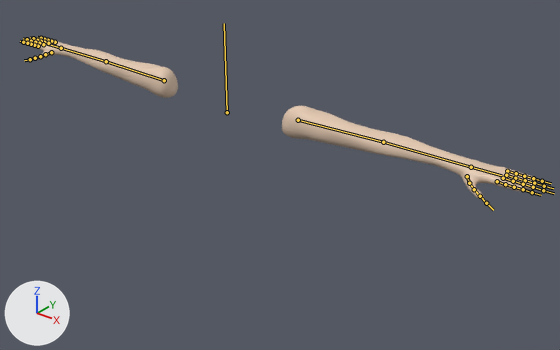
Two versions of the FBX model Progetto_SVG/Assets/Assets/Models/PlayerArms.fbx, one commit apart.
Camera for both pictures: a 50 mm lens placed at (3.63, -3.92, 2.08), pointed at (0.44, 0.07, -0.4). Every picture has the same lights, and +X, +Y and +Z are marked at lower left. The bones that bend it are drawn over the model as lines.
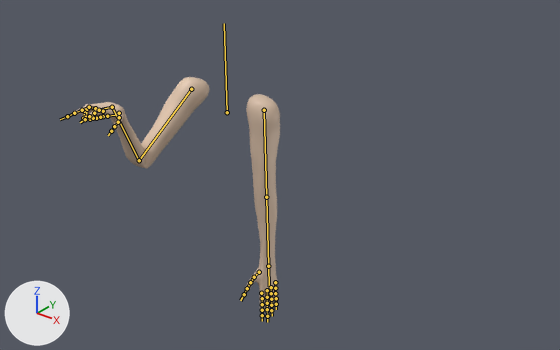
The newer file adds an action. The first version stands in its rest pose; the second is drawn at frame 12 of the action 'Armature|Attack2'.

What differs and where, as boxes [x1, y1, x2, y2] in the pictures (560 x 350 px):
'Plane', posed (59% narrower, 46% taller)
    before: [26, 38, 537, 199]
    after: [72, 77, 280, 312]
bone 'Bicep.L', root to tip
    before: (298, 120) to (383, 142)
    after: (264, 110) to (266, 197)
bone 'Arm.L', root to tip
    before: (383, 142) to (471, 167)
    after: (266, 197) to (268, 266)
bone 'Bicep.R', root to tip
    before: (164, 80) to (106, 61)
    after: (191, 89) to (139, 160)
bone 'Arm.R', root to tip
    before: (106, 61) to (61, 48)
    after: (139, 160) to (112, 107)
bone 'Hand.R', root to tip
    before: (61, 48) to (47, 44)
    after: (112, 107) to (92, 111)
bone 'Pinky1.R', root to tip
    before: (55, 42) to (51, 41)
    after: (84, 111) to (83, 118)
bone 'Pinky2.R', root to tip
    before: (51, 41) to (48, 40)
    after: (83, 118) to (90, 119)
bone 'Pinky3.R', root to tip
    before: (48, 40) to (44, 39)
    after: (90, 119) to (96, 118)
bone 'Ring1.R', root to tip
    before: (48, 43) to (44, 42)
    after: (87, 109) to (86, 117)
bone 'Ring2.R', root to tip
    before: (44, 42) to (41, 41)
    after: (86, 117) to (93, 118)
bone 'Ring3.R', root to tip
    before: (41, 41) to (37, 40)
    after: (93, 118) to (100, 117)
bone 'Middle1.R', root to tip
    before: (43, 44) to (39, 43)
    after: (95, 108) to (89, 107)
bone 'Middle2.R', root to tip
    before: (39, 43) to (35, 42)
    after: (89, 107) to (82, 110)
bone 'Index1.R', root to tip
    before: (38, 46) to (34, 45)
    after: (103, 111) to (99, 110)
bone 'Index2.R', root to tip
    before: (34, 45) to (31, 44)
    after: (99, 110) to (94, 113)

The change, as a diff of the scene's bpy script:
```diff
--- a/Progetto_SVG/Assets/Assets/Models/PlayerArms.fbx.py
+++ b/Progetto_SVG/Assets/Assets/Models/PlayerArms.fbx.py
@@ bone_bicep_l @@
 bone_bicep_l = bpy.data.objects['Armature'].pose.bones['Bicep.L']  # child of 'Spine'
-bone_bicep_l.location = (0.0, 0.0, 0.0)
-bone_bicep_l.rotation_quaternion = (1.0, 0.0, 0.0, 0.0)  # degrees (0, 0, 0)
+bone_bicep_l.location = (-0.02, -0.6, 0.0)
+bone_bicep_l.rotation_quaternion = (0.705, 0.0, 0.0, -0.709)  # degrees (0, 0, -90)
@@ bone_arm_l @@
 bone_arm_l = bpy.data.objects['Armature'].pose.bones['Arm.L']  # child of 'Bicep.L'
-bone_arm_l.rotation_quaternion = (1.0, 0.0, 0.0, 0.0)  # degrees (0, 0, 0)
+bone_arm_l.rotation_quaternion = (1.0, 0.0, 0.0, 0.01)  # degrees (0, 0, 1)
@@ bone_bicep_r @@
 bone_bicep_r = bpy.data.objects['Armature'].pose.bones['Bicep.R']  # child of 'Spine'
-bone_bicep_r.location = (0.0, 0.0, 0.0)
-bone_bicep_r.rotation_quaternion = (1.0, 0.0, 0.0, 0.0)  # degrees (0, 0, 0)
+bone_bicep_r.location = (0.02, -0.6, 0.0)
+bone_bicep_r.rotation_quaternion = (0.76, 0.492, -0.254, 0.341)  # degrees (56, -46, 23)
@@ bone_arm_r @@
 bone_arm_r = bpy.data.objects['Armature'].pose.bones['Arm.R']  # child of 'Bicep.R'
-bone_arm_r.rotation_quaternion = (1.0, 0.0, 0.0, 0.0)  # degrees (0, 0, 0)
+bone_arm_r.rotation_quaternion = (0.508, 0.227, 0.011, -0.831)  # degrees (13, 23, -114)
@@ bone_hand_r @@
 bone_hand_r = bpy.data.objects['Armature'].pose.bones['Hand.R']  # child of 'Arm.R'
-bone_hand_r.rotation_quaternion = (1.0, 0.0, 0.0, 0.0)  # degrees (0, 0, 0)
+bone_hand_r.rotation_quaternion = (0.888, -0.012, 0.049, 0.458)  # degrees (1, 6, 55)
@@ bone_pinky1_r @@
 bone_pinky1_r = bpy.data.objects['Armature'].pose.bones['Pinky1.R']  # child of 'Hand.R'
-bone_pinky1_r.location = (0.0, 0.0, 0.0)
-bone_pinky1_r.rotation_quaternion = (1.0, 0.0, 0.0, 0.0)  # degrees (0, 0, 0)
+bone_pinky1_r.location = (-0.03, -0.01, 0.01)
+bone_pinky1_r.rotation_quaternion = (0.809, 0.002, 0.139, 0.571)  # degrees (10, 13, 71)
@@ bone_pinky2_r @@
 bone_pinky2_r = bpy.data.objects['Armature'].pose.bones['Pinky2.R']  # child of 'Pinky1.R'
-bone_pinky2_r.rotation_quaternion = (1.0, 0.0, 0.0, 0.0)  # degrees (0, 0, 0)
+bone_pinky2_r.rotation_quaternion = (0.658, -0.167, 0.194, 0.708)  # degrees (4, 30, 95)
@@ bone_pinky3_r @@
 bone_pinky3_r = bpy.data.objects['Armature'].pose.bones['Pinky3.R']  # child of 'Pinky2.R'
-bone_pinky3_r.rotation_quaternion = (1.0, 0.0, 0.0, 0.0)  # degrees (0, 0, 0)
+bone_pinky3_r.rotation_quaternion = (0.987, -0.041, 0.031, 0.152)  # degrees (-4, 4, 17)
@@ bone_ring1_r @@
 bone_ring1_r = bpy.data.objects['Armature'].pose.bones['Ring1.R']  # child of 'Hand.R'
-bone_ring1_r.location = (0.0, 0.0, 0.0)
-bone_ring1_r.rotation_quaternion = (1.0, 0.0, 0.0, 0.0)  # degrees (0, 0, 0)
+bone_ring1_r.location = (0.03, 0.01, -0.01)
+bone_ring1_r.rotation_quaternion = (0.807, 0.012, 0.166, 0.566)  # degrees (12, 15, 72)
@@ bone_ring2_r @@
 bone_ring2_r = bpy.data.objects['Armature'].pose.bones['Ring2.R']  # child of 'Ring1.R'
-bone_ring2_r.rotation_quaternion = (1.0, 0.0, 0.0, 0.0)  # degrees (0, 0, 0)
+bone_ring2_r.rotation_quaternion = (0.658, -0.195, 0.225, 0.691)  # degrees (4, 34, 94)
@@ bone_ring3_r @@
 bone_ring3_r = bpy.data.objects['Armature'].pose.bones['Ring3.R']  # child of 'Ring2.R'
-bone_ring3_r.rotation_quaternion = (1.0, 0.0, 0.0, 0.0)  # degrees (0, 0, 0)
+bone_ring3_r.rotation_quaternion = (0.987, -0.047, 0.037, 0.148)  # degrees (-5, 5, 17)
@@ bone_middle1_r @@
 bone_middle1_r = bpy.data.objects['Armature'].pose.bones['Middle1.R']  # child of 'Hand.R'
-bone_middle1_r.location = (0.0, 0.0, 0.0)
-bone_middle1_r.rotation_quaternion = (1.0, 0.0, 0.0, 0.0)  # degrees (0, 0, 0)
+bone_middle1_r.location = (0.05, -0.03, 0.02)
+bone_middle1_r.rotation_quaternion = (0.983, -0.058, -0.063, -0.165)  # degrees (-5, -8, -19)
@@ bone_middle2_r @@
 bone_middle2_r = bpy.data.objects['Armature'].pose.bones['Middle2.R']  # child of 'Middle1.R'
-bone_middle2_r.rotation_quaternion = (1.0, 0.0, 0.0, 0.0)  # degrees (0, 0, 0)
+bone_middle2_r.rotation_quaternion = (0.958, -0.006, 0.049, 0.282)  # degrees (1, 6, 33)
@@ bone_index1_r @@
 bone_index1_r = bpy.data.objects['Armature'].pose.bones['Index1.R']  # child of 'Hand.R'
-bone_index1_r.location = (0.0, 0.0, 0.0)
-bone_index1_r.rotation_quaternion = (1.0, 0.0, 0.0, 0.0)  # degrees (0, 0, 0)
+bone_index1_r.location = (0.04, -0.03, 0.02)
+bone_index1_r.rotation_quaternion = (0.983, 0.064, 0.004, -0.174)  # degrees (7, 2, -20)
@@ bone_index2_r @@
 bone_index2_r = bpy.data.objects['Armature'].pose.bones['Index2.R']  # child of 'Index1.R'
-bone_index2_r.rotation_quaternion = (1.0, 0.0, 0.0, 0.0)  # degrees (0, 0, 0)
+bone_index2_r.rotation_quaternion = (0.958, -0.006, 0.048, 0.282)  # degrees (1, 5, 33)
```
